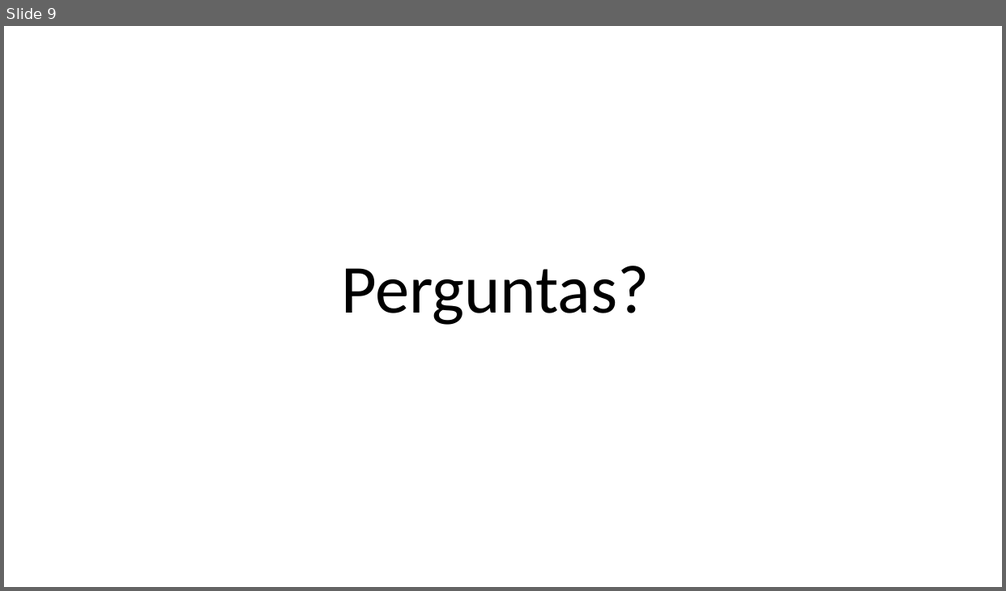
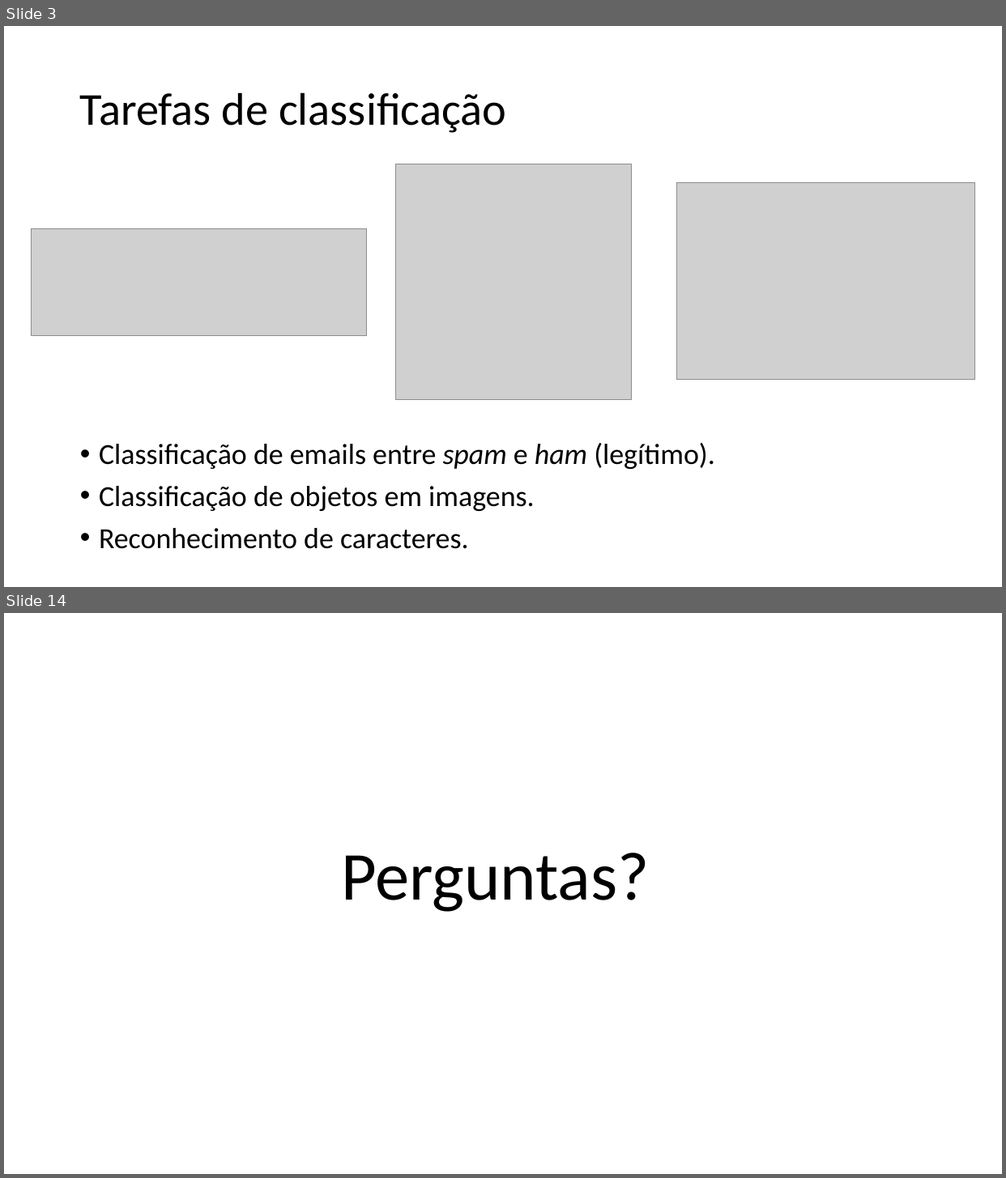
Before and after one commit to zz4fap/c24_inteligencia_artificial, a slide deck: slides/C24_Regressão_logística.pptx. Shown one above the other, each under a label of ours: slide 9 before the commit, slides 3 and 14 after it; the slides between them are not shown. The pictures are 1006x591 and 1006x1178 pixels, drawn with LibreOffice and Linux fonts; fonts in the diff are those of the drawing; grey boxes stand for pictures. Boxes give left, top, right and bottom in pixels: in the first picture for what was removed or moved away, otherwise in the second. Text is boxed around its words. In the diff, an @@ line names an element or a change of style, - is before the commit and + after.

```diff
--- a/slides/C24_Regressão_logística.pptx
+++ b/slides/C24_Regressão_logística.pptx
@@ slide 3 added at (4, 26, 1002, 587), background #FFFFFF @@
@@ title added at (80, 92, 507, 133), 44 pt, text #000000 @@
+Tarefas de classificação
@@ picture added at (396, 165, 632, 400) @@
@@ picture added at (677, 183, 975, 380) @@
@@ picture added at (31, 228, 366, 336) @@
@@ text added at (99, 443, 715, 549), 28 pt, text #000000 @@
+• Classificação de emails entre spam e ham (legítimo).
+• Classificação de objetos em imagens.
+• Reconhecimento de caracteres.
@@ what was slide 9 is now slide 14 @@
```
Also in this commit, not shown: 1 slide changed, 11 other slides added, 8 slides removed, 2 other files.
